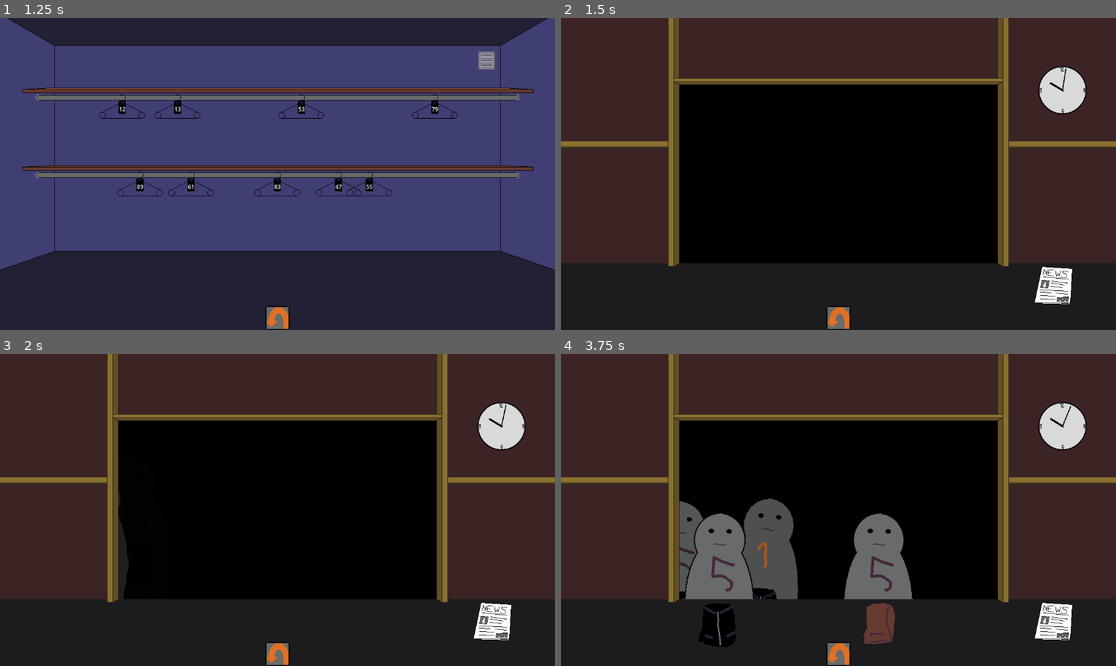
Above: before the commit, frames 1-4 (two rows, left to right).
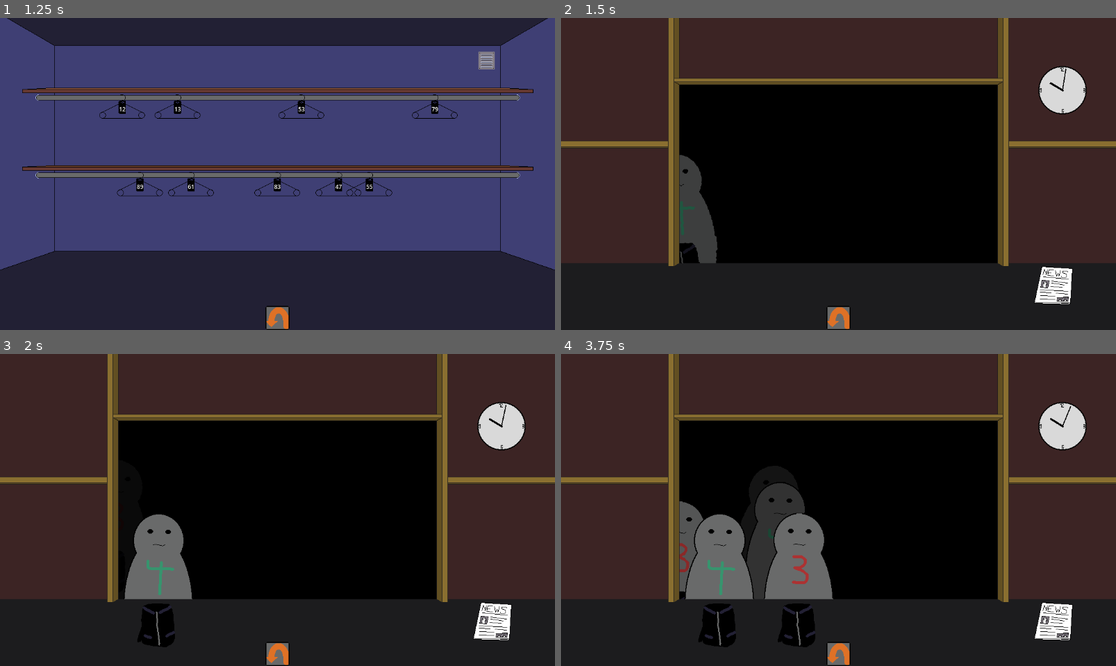
Above: after the commit, the same moments.

Repository: Reicher/cloakroom
Game: Godot game, scene res://scenes/game.tscn
Two runs of this game, one before a commit and one after it. Both use one fixed random seed, a clock stepped at 60 frames per second and the inputs below.
Inputs (mouse positions are in pixels of both pictures, inside the frame that each line leads up to):
- Up to frame 1 (1.25 s): click (277, 317) at 0.5 s
- Up to frame 2 (1.5 s): click (838, 317) at 1.25 s
- Up to frame 3 (2 s): no input
- Up to frame 4 (3.75 s): click (838, 653) at 2 s; tap Enter at 2.75 s; move the mouse to (683, 444) at 2.77 s; click (683, 444) at 2.92 s; move the mouse to (622, 550) at 3.52 s; click (622, 550) at 3.67 s

Frame 1 is identical in both runs. In frame 2, 1.5% of the frame differs, in the area x 21-29%, y 43-79%; in frame 3, 3.3%; in frame 4, 8.7%, in the area x 21-64%, y 41-94%.

Commit message:
starting to simplify guest state system

Diff:
--- a/scenes/guest.tscn
+++ b/scenes/guest.tscn
@@ -20,9 +20,6 @@
 visible = false
 position = Vector2(0, 62)
 
-[node name="ArrivalTimer" type="Timer" parent="."]
-one_shot = true
-
 [node name="LeaveTimer" type="Timer" parent="."]
 one_shot = true
 
@@ -32,5 +29,4 @@
 position = Vector2(2, 64.5)
 shape = SubResource("RectangleShape2D_ejxsv")
 
-[connection signal="timeout" from="ArrivalTimer" to="." method="_on_arrival_timer_timeout"]
 [connection signal="timeout" from="LeaveTimer" to="." method="_on_leave_timer_timeout"]
--- a/scripts/game.gd
+++ b/scripts/game.gd
@@ -5,28 +5,37 @@
 @onready var hand = $Hand
 
 var active_view: Node2D = counter_view
-
 var guestScene = preload("res://scenes/guest.tscn")
 
 # Club Night Settings
-var total_guests = 25  # Total number of guests
-var night_duration = 30  # Duration of the night in seconds
+var total_guests = 25
+var night_duration = 30
+
 var elapsed_time = 0
+var guest_spawn_times = []  # List of spawn times
+var guests_spawned = 0
 
 func _ready():
+	var spawn_interval = (night_duration / 2.0) / total_guests
 	for i in range(total_guests):
-		var guest = guestScene.instantiate()
+		guest_spawn_times.append(i * spawn_interval)  # Precompute spawn times
 
-		# Ugly connection
-		guest.dropItem.connect(hand.add_pickable)
+	print(guest_spawn_times)
 
-		counter_view.add_guest(guest)
+func _process(delta):
+	elapsed_time += delta
 
-		# Night data should be some sort of struct
-		guest.notify_opening_hours(0, night_duration)
+	while guests_spawned < total_guests and elapsed_time >= guest_spawn_times[guests_spawned]:
+		spawn_guest()
+		guests_spawned += 1
+
+func spawn_guest():
+	var guest = guestScene.instantiate()
+	guest.dropItem.connect(hand.add_pickable)
+	counter_view.add_guest(guest)
+	guest.notify_opening_hours(0, night_duration)
 
 func _on_texture_button_pressed() -> void:
-	# Toggle view between counter and backroom
 	counter_view.visible = !counter_view.visible
 	backroom.visible = !backroom.visible
 	active_view = counter_view if counter_view.visible else backroom
--- a/scripts/guest.gd
+++ b/scripts/guest.gd
@@ -5,12 +5,14 @@
 signal dropItem(item: Node2D)
 
 # State management
-enum State { HOME, ARRIVING, IN_LINE, WAITING_FOR_PICKUP, WAITING_FOR_DROPOFF, WAITING_FOR_TICKET, IN_CLUB, LEAVING }
-var state: State = State.HOME
+enum State { IN_LINE, WAITING_FOR_PICKUP, WAITING_FOR_DROPOFF, WAITING_FOR_TICKET, IN_CLUB, LEAVING }
+var state: State = State.IN_LINE
 
-@onready var arriving = $ArrivalTimer
+# New State management
+enum Wants { STORE, PARTY, GO_HOME }
+var want: Wants = Wants.STORE
+
 @onready var leaving = $LeaveTimer
-
 @onready var notificationArea = $NotificationArea
 
 var speed : int = 150 + (randi() % 150)
@@ -34,19 +36,15 @@
 		belonging.position = Vector2(0, 50)
 		add_child(belonging)
 
+
 func notify_opening_hours(opens: int, closes: int):
 	var night_duration = closes - opens
-
-	arriving.start(float(randi() % (night_duration/2)))
-	arriving.timeout.connect(_set_state.bind(State.ARRIVING))
-
 	leaving.start(float((night_duration/2) + randi() % (night_duration/2)))
+	going_to_queue.emit(self)
 
 func _set_state(new_state: State):
 	# What to do when entering a state
 	match new_state:
-		State.ARRIVING:
-			going_to_queue.emit(self)
 		State.WAITING_FOR_PICKUP:
 			belonging.visible = true
 			dropItem.emit(belonging)
